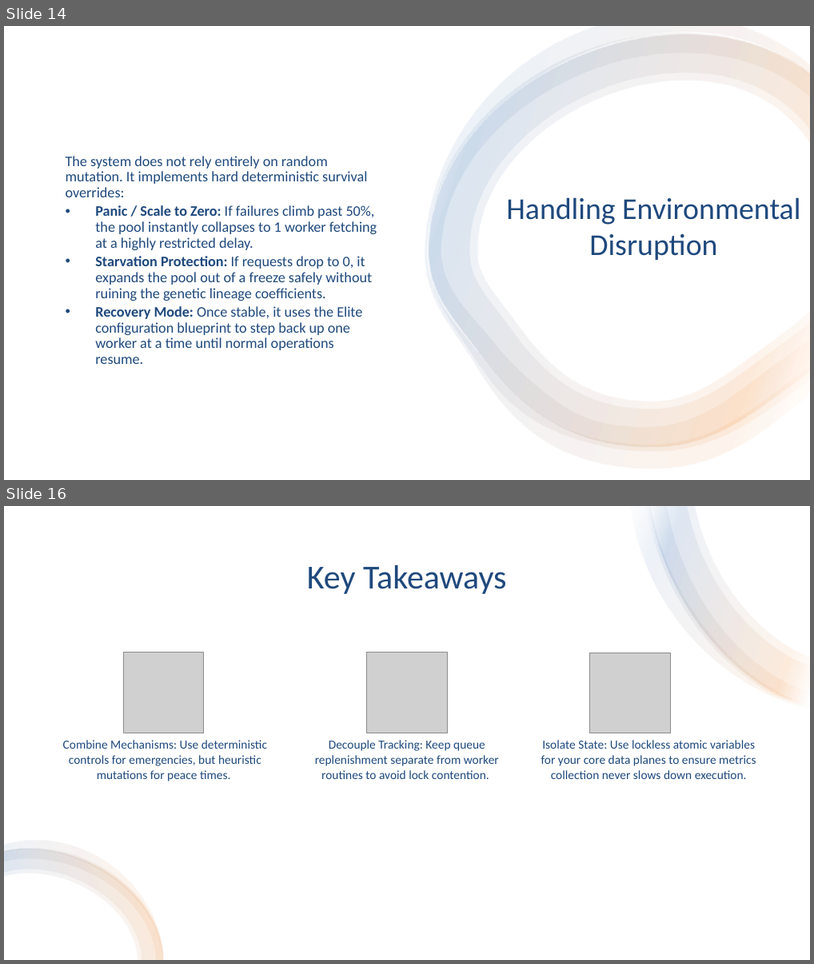
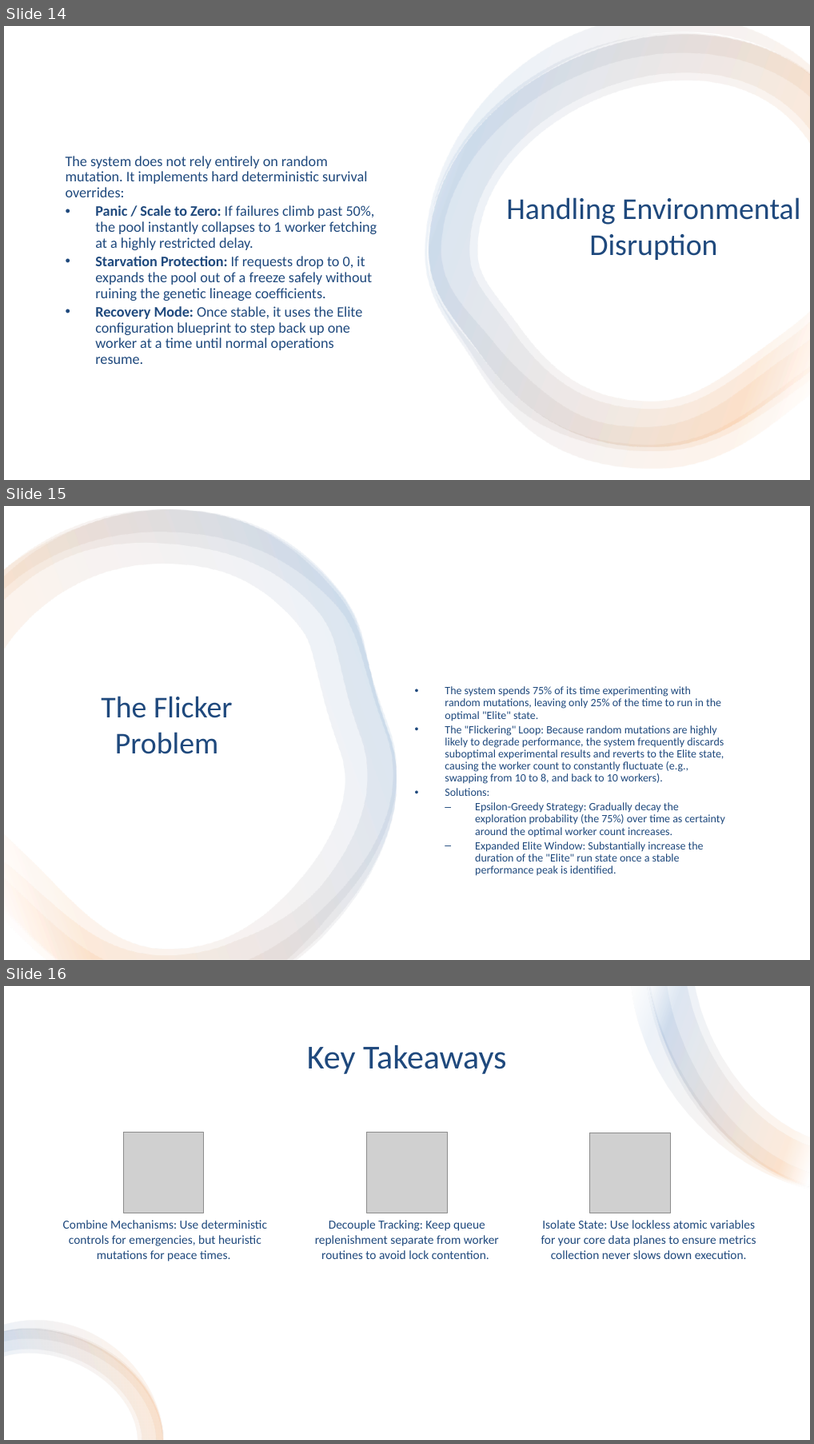
Before and after one commit to caseylmanus/workerpool, a slide deck: presentation.pptx. Shown one above the other, each under a label of ours: slides 14 and 16 before the commit, slides 14, 15 and 16 after it; the slides between them are not shown. The pictures are 814x964 and 814x1444 pixels, drawn with LibreOffice and Linux fonts; fonts in the diff are those of the drawing; grey boxes stand for pictures. Boxes give left, top, right and bottom in pixels: in the first picture for what was removed or moved away, otherwise in the second. Text is boxed around its words. In the diff, an @@ line names an element or a change of style, - is before the commit and + after.

```diff
--- a/presentation.pptx
+++ b/presentation.pptx
@@ slide 15 added at <box>4,506,810,960</box>, background #FFFFFF @@
@@ rectangle added at <box>4,506,810,959</box>, fill #FFFFFF @@
@@ freeform shape added at <box>4,509,396,959</box>, fill gradient #FFFFFF to #F79646 to #4F81BD @@
@@ freeform shape added at <box>4,509,396,959</box>, fill gradient #FFFFFF to #F79646 to #4F81BD @@
@@ freeform shape added at <box>4,509,396,959</box>, fill gradient #FFFFFF to #F79646 to #4F81BD @@
@@ title added at <box>101,696,233,754</box>, 27 pt, text #1F497D @@
+The Flicker Problem
@@ text added at <box>445,686,726,876</box>, 10 pt, text #1F497D @@
+• The system spends 75% of its time experimenting with random mutations, leaving only 25% of the time to run in the optimal "Elite" state.
+• The "Flickering" Loop: Because random mutations are highly likely to degrade performance, the system frequently discards suboptimal experimental results and reverts to the Elite state, causing the worker count to constantly fluctuate (e.g., swapping from 10 to 8, and back to 10 workers).
+• Solutions:
+  – Epsilon-Greedy Strategy: Gradually decay the exploration probability (the 75%) over time as certainty around the optimal worker count increases.
+  – Expanded Elite Window: Substantially increase the duration of the "Elite" run state once a stable performance peak is identified.
```
Also in this commit, not shown: 5 slides changed, 1 slide removed.
